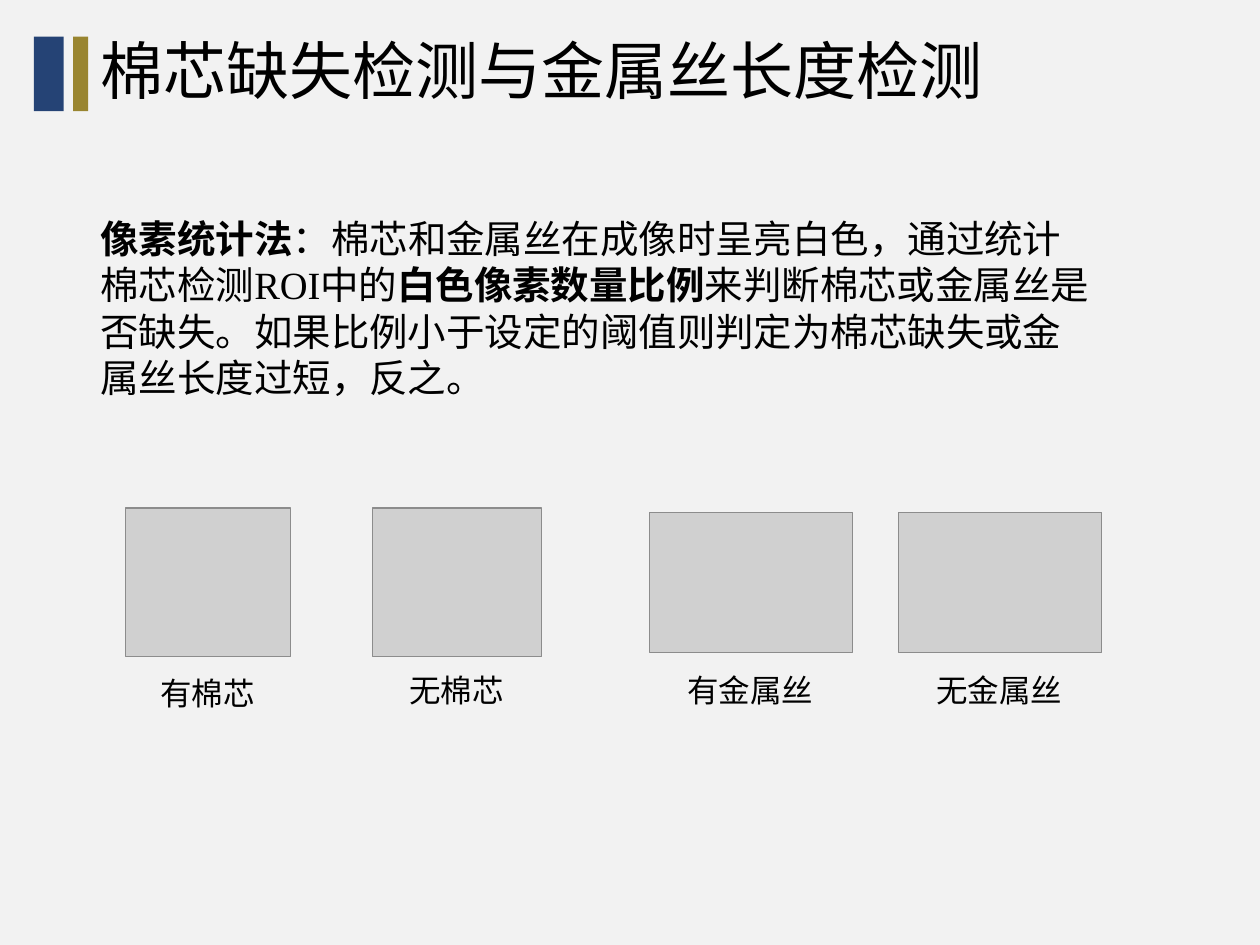
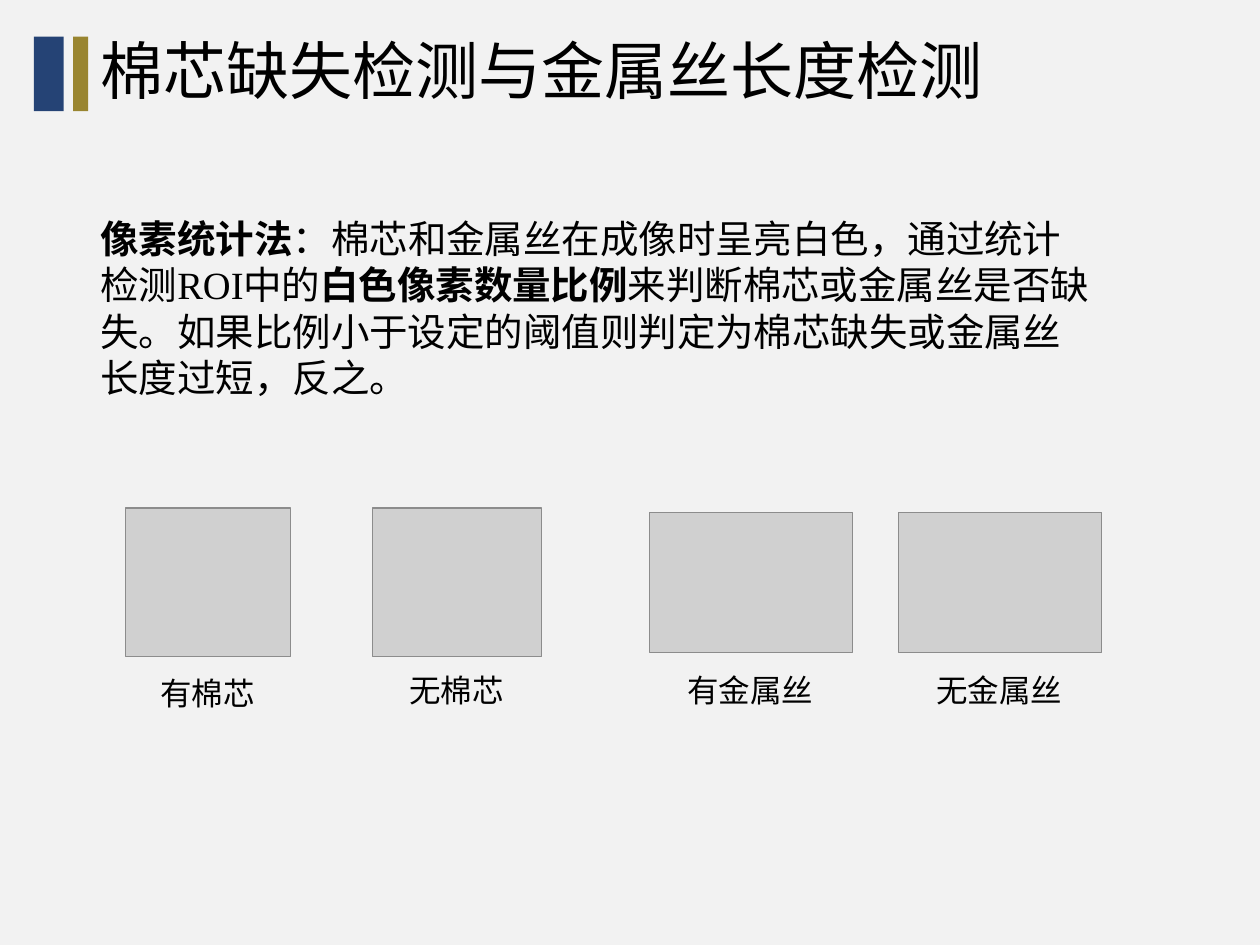
Before and after one commit to wang-jiankun/Graduate-File, a slide deck: slide 11 of 中期PPT-王建坤.pptx. Drawn at 1260x945 pixels with LibreOffice and Linux fonts; fonts in the diff are those of the drawing; grey boxes stand for pictures; background and template pictures are left out. Boxes give left, top, right and bottom in pixels: in the first picture for what was removed or moved away, otherwise in the second. Text is boxed around its words. In the diff, an @@ line names an element or a change of style, - is before the commit and + after.

```diff
--- a/中期PPT-王建坤.pptx
+++ b/中期PPT-王建坤.pptx
@@ text at [101,220,1090,396]: text changed @@
-像素统计法：棉芯和金属丝在成像时呈亮白色，通过统计棉芯检测ROI中的白色像素数量比例来判断棉芯或金属丝是否缺失。如果比例小于设定的阈值则判定为棉芯缺失或金属丝长度过短，反之。
+像素统计法：棉芯和金属丝在成像时呈亮白色，通过统计检测ROI中的白色像素数量比例来判断棉芯或金属丝是否缺失。如果比例小于设定的阈值则判定为棉芯缺失或金属丝长度过短，反之。
```
Also in this commit, not shown: 4 other slides changed, 2 other files.
